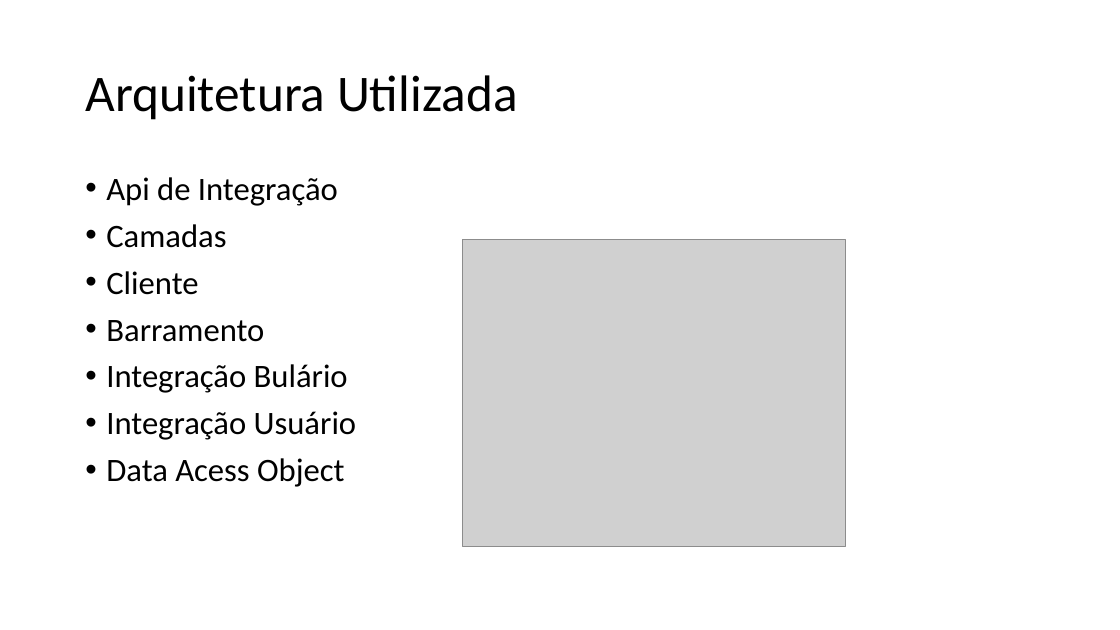
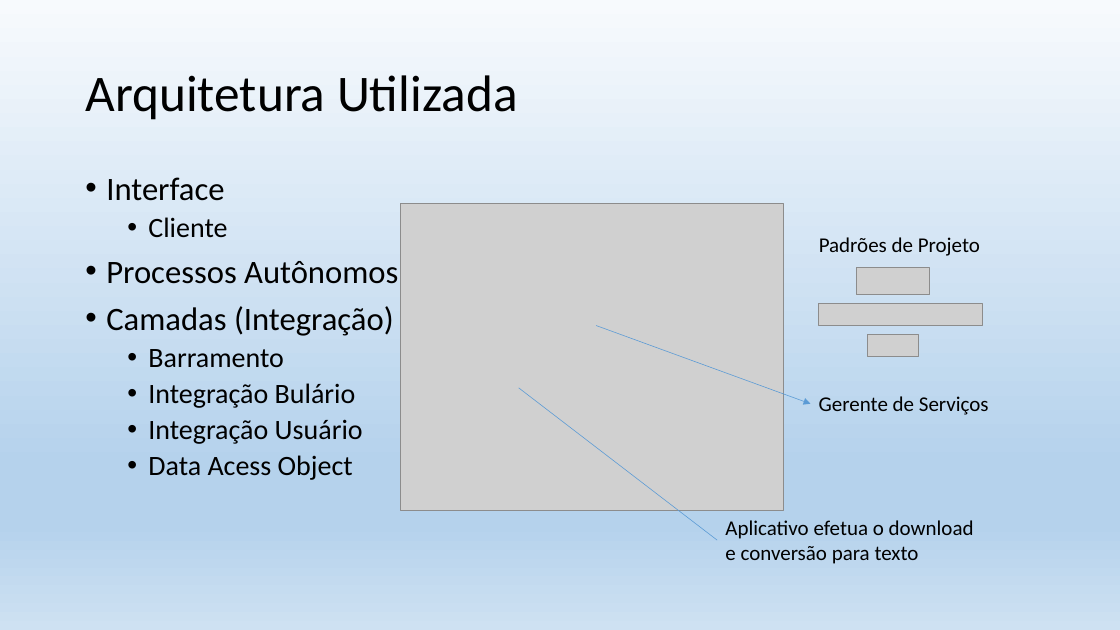
Before and after one commit to casdea/tcc-engenharia-da-computacao, a slide deck: slide 7 of APRESENTACAO-TCC-2.pptx (slide 6 before the commit). Drawn at 1120x630 pixels with LibreOffice and Linux fonts; fonts in the diff are those of the drawing; grey boxes stand for pictures. Boxes give left, top, right and bottom in pixels: in the first picture for what was removed or moved away, otherwise in the second. Text is boxed around its words. In the diff, an @@ line names an element or a change of style, - is before the commit and + after.

```diff
--- a/APRESENTACAO-TCC-2.pptx
+++ b/APRESENTACAO-TCC-2.pptx
@@ background #FFFFFF to gradient #F7FAFD to #B5D2EC to #CEE1F2 @@
@@ text at box(106, 177, 224, 201): text changed @@
-• Api de Integração
-• Camadas
+• Interface
@@ picture: place and size @@
-picture at box(462, 239, 845, 547)
+picture at box(401, 203, 784, 511)
@@ text at box(148, 217, 363, 480): size 28 to 24 pt in "Cliente", "Barramento", "Integração Bulário", "Integração Usuário" and 1 more places; list level 1 to 2 in "Cliente"; list level 1 to 2 in "Barramento"; list level 1 to 2 in "Integração Bulário"; list level 1 to 2 in "Integração Usuário"; list level 1 to 2 in "Data Acess Object" @@
@@ text added at box(819, 237, 980, 256), 18 pt, text #000000 @@
+Padrões de Projeto
@@ text at box(106, 261, 398, 336): paragraphs added @@
+• Processos Autônomos
+• Camadas (Integração)
@@ picture added at box(856, 268, 930, 295) @@
@@ arrow added from (597, 326) to (811, 404), #5B9BD5 0.5 pt @@
@@ picture added at box(818, 303, 983, 325) @@
@@ picture added at box(867, 334, 918, 357) @@
@@ line added from (518, 388) to (718, 540), #5B9BD5 0.5 pt @@
@@ text added at box(819, 396, 989, 415), 18 pt, text #000000 @@
+Gerente de Serviços
@@ text added at box(725, 520, 974, 564), 18 pt, text #000000 @@
+Aplicativo efetua o download
+e conversão para texto
```
Also in this commit, not shown: 14 other slides changed, 7 slides added, 4 other files.
